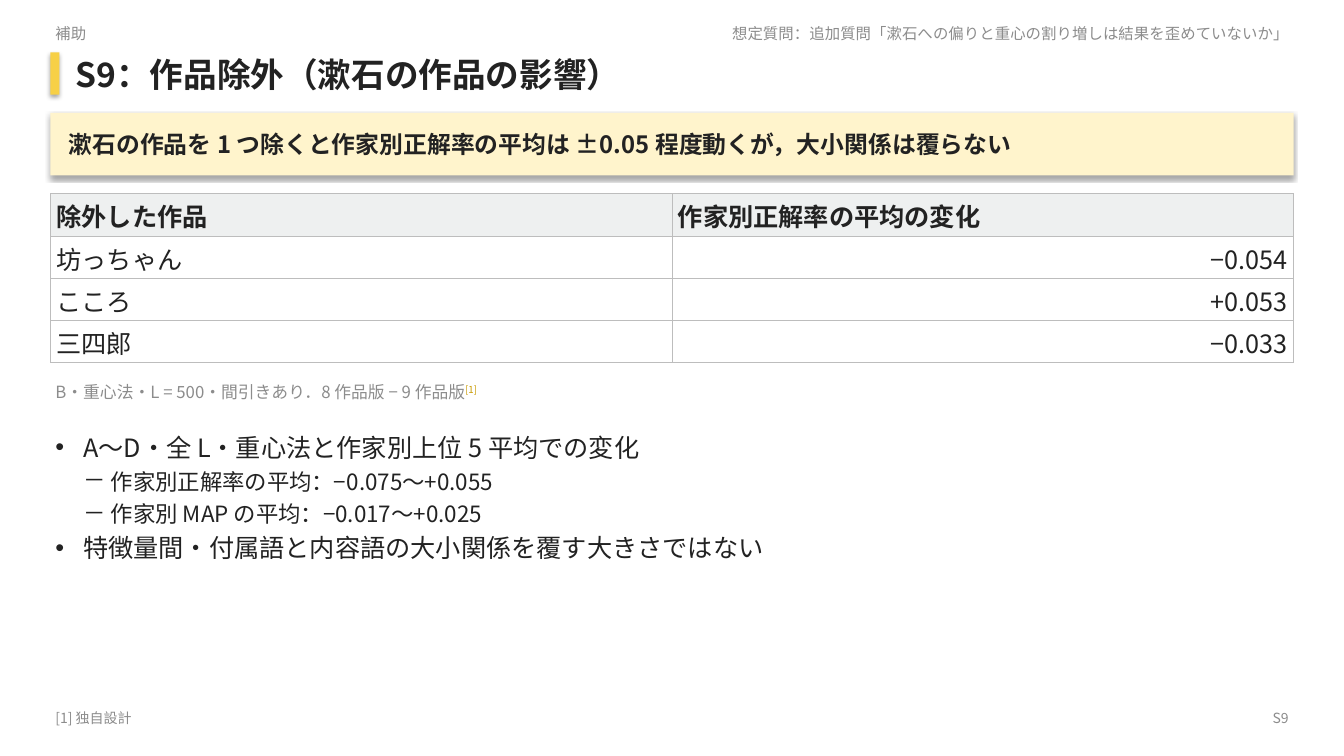
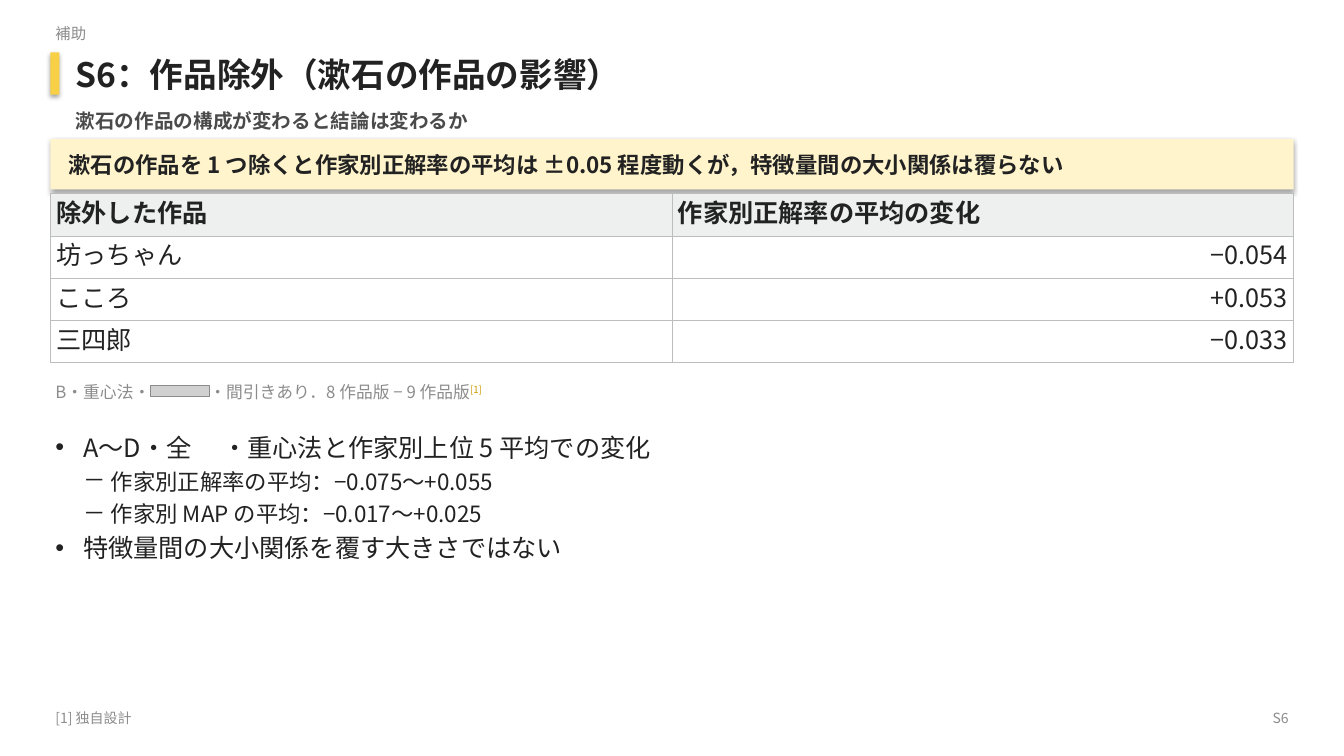
Before and after one commit to matsumoto-af22041/text-author-identifier-nlps, a slide deck: slide 30 of presentation/slides.pptx (slide 31 before the commit). Drawn at 1344x756 pixels with LibreOffice and Linux fonts; fonts in the diff are those of the drawing; grey boxes stand for pictures; background and template pictures are left out. Boxes give left, top, right and bottom in pixels: in the first picture for what was removed or moved away, otherwise in the second. Text is boxed around its words. In the diff, an @@ line names an element or a change of style, - is before the commit and + after.

```diff
--- a/presentation/slides.pptx
+++ b/presentation/slides.pptx
@@ text at (x1=76, y1=58, x2=621, y2=91): text changed @@
-S9：作品除外（漱石の作品の影響）
+S6：作品除外（漱石の作品の影響）
@@ text at (x1=76, y1=111, x2=469, y2=130): text changed; size 11 to 14 pt; text colour #8C8C8C to #4A4A4A; bold on @@
-想定質問：追加質問「漱石への偏りと重心の割り増しは結果を歪めていないか」
+漱石の作品の構成が変わると結論は変わるか
@@ rectangle "漱石の作品を 1 つ除くと作家別正解率の平均は ±0.05 程度動くが，特徴量間の大小関係は覆らない" resized from (x1=50, y1=113, x2=1294, y2=175) to (x1=50, y1=139, x2=1294, y2=190) @@
@@ text in rectangle at (x1=68, y1=154, x2=1063, y2=176): text changed; size 17 to 16 pt @@
-漱石の作品を 1 つ除くと作家別正解率の平均は ±0.05 程度動くが，大小関係は覆らない
+漱石の作品を 1 つ除くと作家別正解率の平均は ±0.05 程度動くが，特徴量間の大小関係は覆らない
@@ table at (x1=50, y1=194, x2=1295, y2=363) @@
@@ line spacing 1 to 21.6pt @@
@@ text at (x1=55, y1=384, x2=482, y2=399): text changed @@
-B・重心法・L = 500・間引きあり．8 作品版 − 9 作品版[1]
+B・重心法・ ・間引きあり．8 作品版 − 9 作品版[1]
@@ picture added at (x1=151, y1=385, x2=210, y2=396) @@
@@ text at (x1=83, y1=435, x2=651, y2=459): text changed @@
-• A～D・全 L・重心法と作家別上位 5 平均での変化
+• A～D・全 ・重心法と作家別上位 5 平均での変化
@@ text at (x1=83, y1=535, x2=562, y2=559): text changed @@
-• 特徴量間・付属語と内容語の大小関係を覆す大きさではない
+• 特徴量間の大小関係を覆す大きさではない
```
Also in this commit, not shown: 33 other slides changed, 7 slides added, 2 slides removed, 25 other files.
